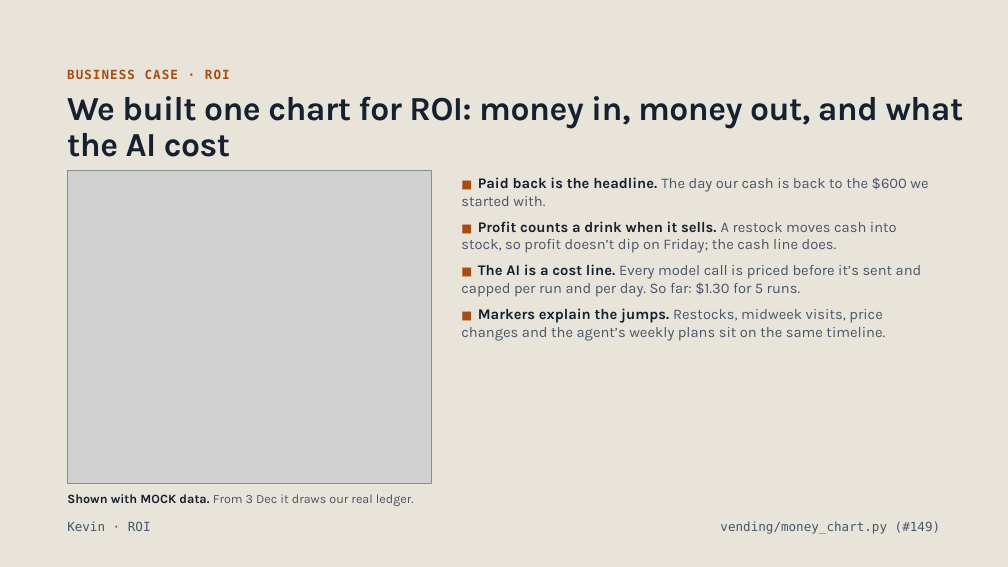
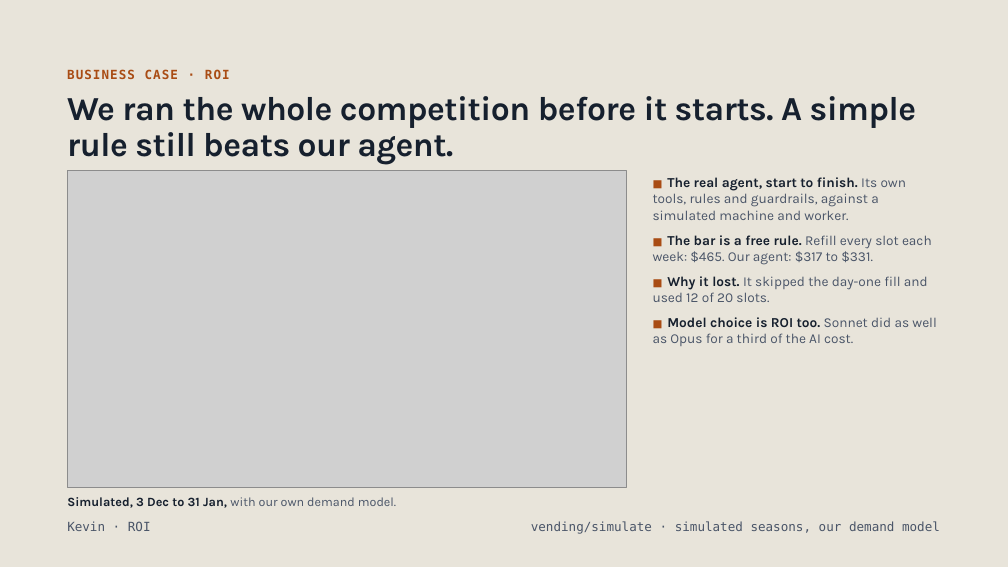
Before and after one commit to marshall-strong/agentic-vending, a slide deck: slide 13 of docs/presentation/group-b-final-presentation.pptx. Drawn at 1008x567 pixels with LibreOffice and Linux fonts; fonts in the diff are those of the drawing; grey boxes stand for pictures. Boxes give left, top, right and bottom in pixels: in the first picture for what was removed or moved away, otherwise in the second. Text is boxed around its words. In the diff, an @@ line names an element or a change of style, - is before the commit and + after.

```diff
--- a/docs/presentation/group-b-final-presentation.pptx
+++ b/docs/presentation/group-b-final-presentation.pptx
@@ title at box(67, 96, 917, 165): text changed @@
-We built one chart for ROI: money in, money out, and what the AI cost
+We ran the whole competition before it starts. A simple rule still beats our agent.
@@ picture: place and size @@
-picture at box(67, 170, 431, 484)
+picture at box(67, 170, 626, 488)
@@ text at box(653, 177, 936, 346): text changed; size 14 to 13 pt @@
-■ Paid back is the headline. The day our cash is back to the $600 we started with.
-■ Profit counts a drink when it sells. A restock moves cash into stock, so profit doesn’t dip on Friday; the cash line does.
-■ The AI is a cost line. Every model call is priced before it’s sent and capped per run and per day. So far: $1.30 for 5 runs.
-■ Markers explain the jumps. Restocks, midweek visits, price changes and the agent’s weekly plans sit on the same timeline.
+■ The real agent, start to finish. Its own tools, rules and guardrails, against a simulated machine and worker.
+■ The bar is a free rule. Refill every slot each week: $465. Our agent: $317 to $331.
+■ Why it lost. It skipped the day-one fill and used 12 of 20 slots.
+■ Model choice is ROI too. Sonnet did as well as Opus for a third of the AI cost.
@@ text at box(67, 497, 396, 508): text changed; text colour #4A5568 to #16202E; bold on @@
-Shown with MOCK data. From 3 Dec it draws our real ledger.
+Simulated, 3 Dec to 31 Jan, with our own demand model.
@@ text at box(531, 521, 940, 534): text changed @@
-vending/money_chart.py (#149)
+vending/simulate · simulated seasons, our demand model
```
Also in this commit, not shown: 1 other slide changed.
